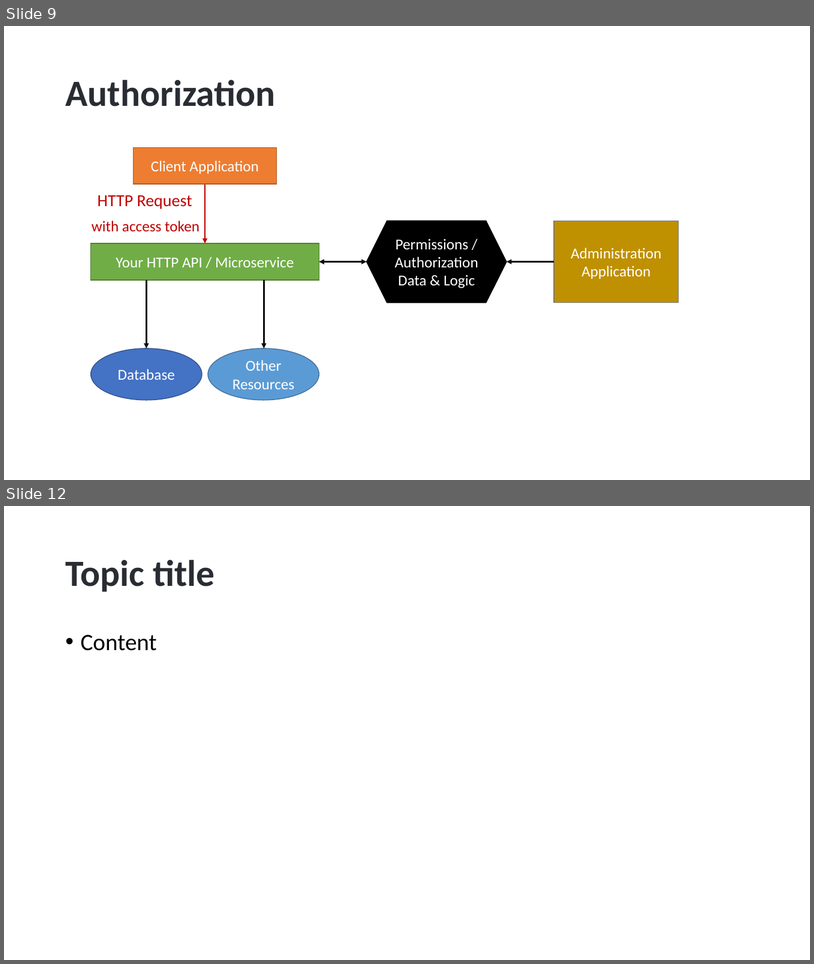
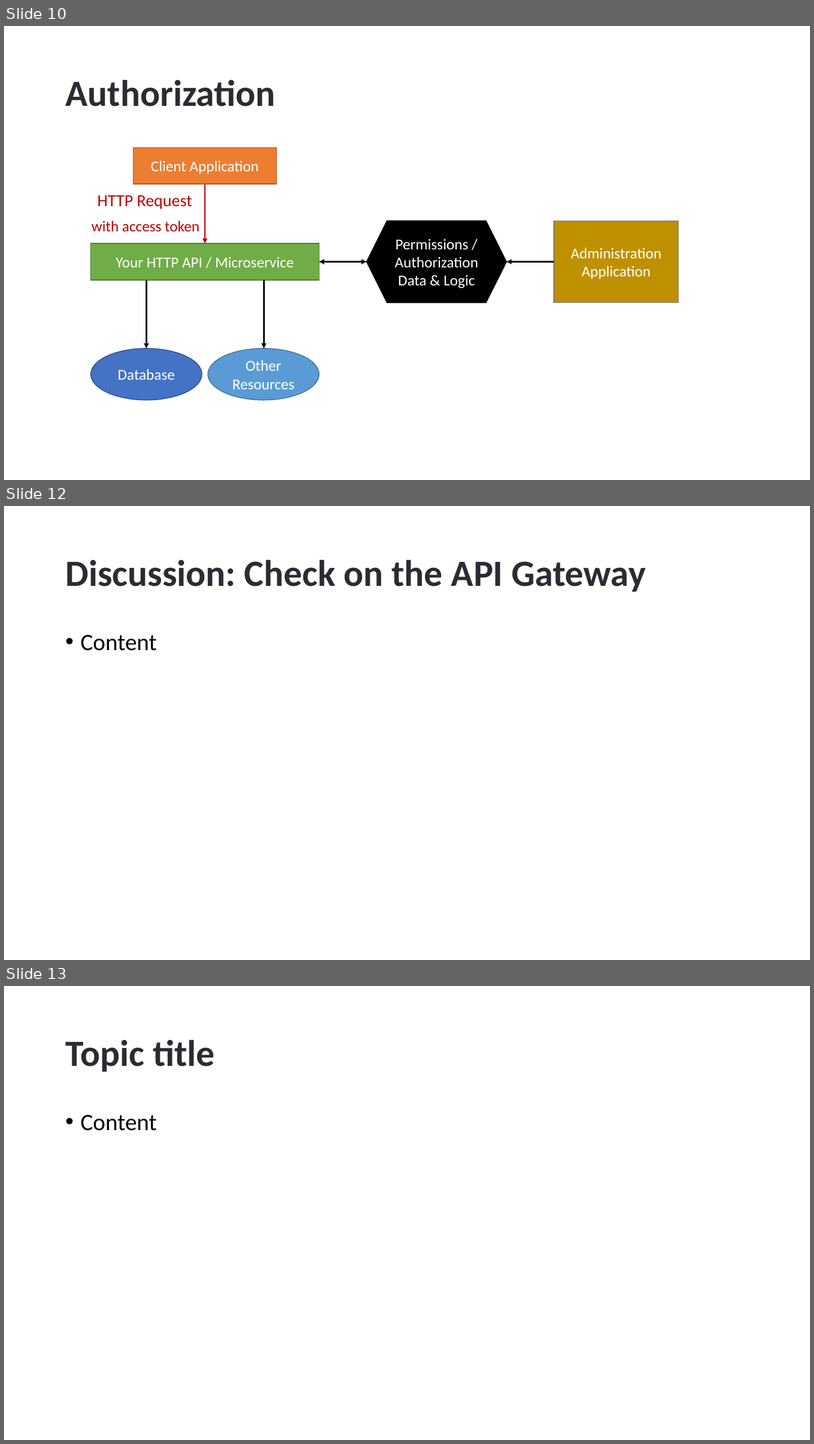
Before and after one commit to hikalkan/presentations, a slide deck: 2022-10-15 Authorization-In-Distributed-Systems/Authorization-In-Distributed-Systems.pptx. Shown one above the other, each under a label of ours: slides 9 and 12 before the commit, slides 10, 12 and 13 after it; the slides between them are not shown. The pictures are 814x964 and 814x1444 pixels, drawn with LibreOffice and Linux fonts; fonts in the diff are those of the drawing; background and template pictures are left out. Boxes give left, top, right and bottom in pixels: in the first picture for what was removed or moved away, otherwise in the second. Text is boxed around its words. In the diff, an @@ line names an element or a change of style, - is before the commit and + after.

```diff
--- a/2022-10-15 Authorization-In-Distributed-Systems/Authorization-In-Distributed-Systems.pptx
+++ b/2022-10-15 Authorization-In-Distributed-Systems/Authorization-In-Distributed-Systems.pptx
@@ slide 12 added at (x1=4, y1=506, x2=810, y2=960), background picture (left out) @@
@@ title added at (x1=65, y1=559, x2=646, y2=592), 44 pt, text #292D33, bold @@
+Discussion: Check on the API Gateway
@@ text added at (x1=81, y1=634, x2=157, y2=651), 28 pt, text #000000 @@
+• Content
@@ what was slide 9 is now slide 10 @@
@@ what was slide 12 is now slide 13 @@
```
Also in this commit, not shown: 1 slide changed, 11 other slides added.
